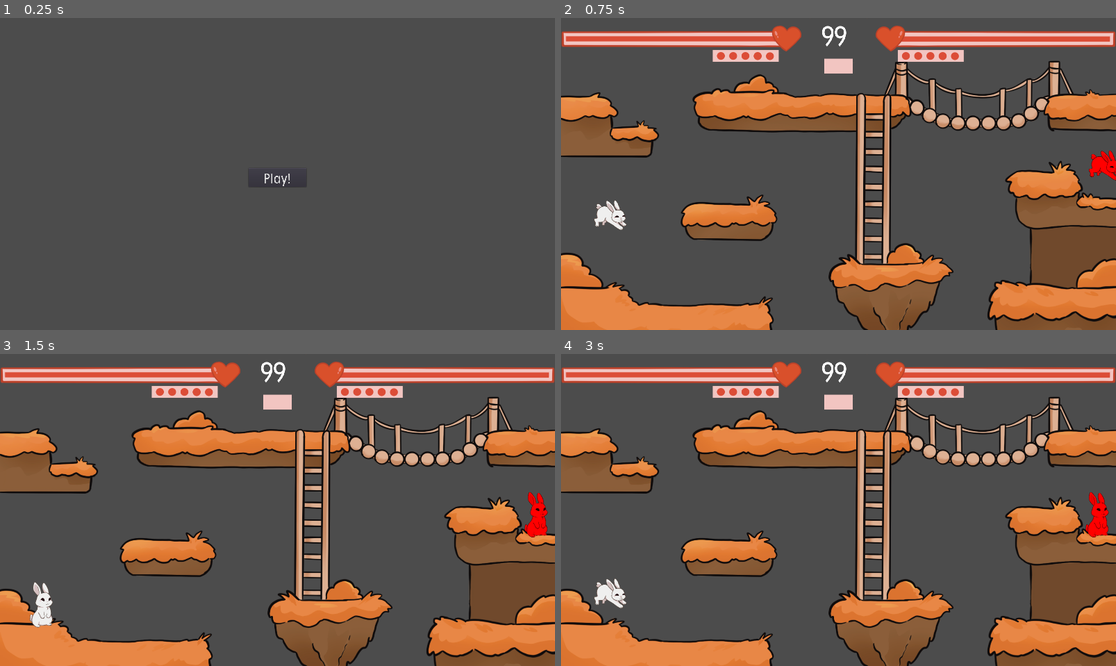
Above: before the commit, frames 1-4 (two rows, left to right).
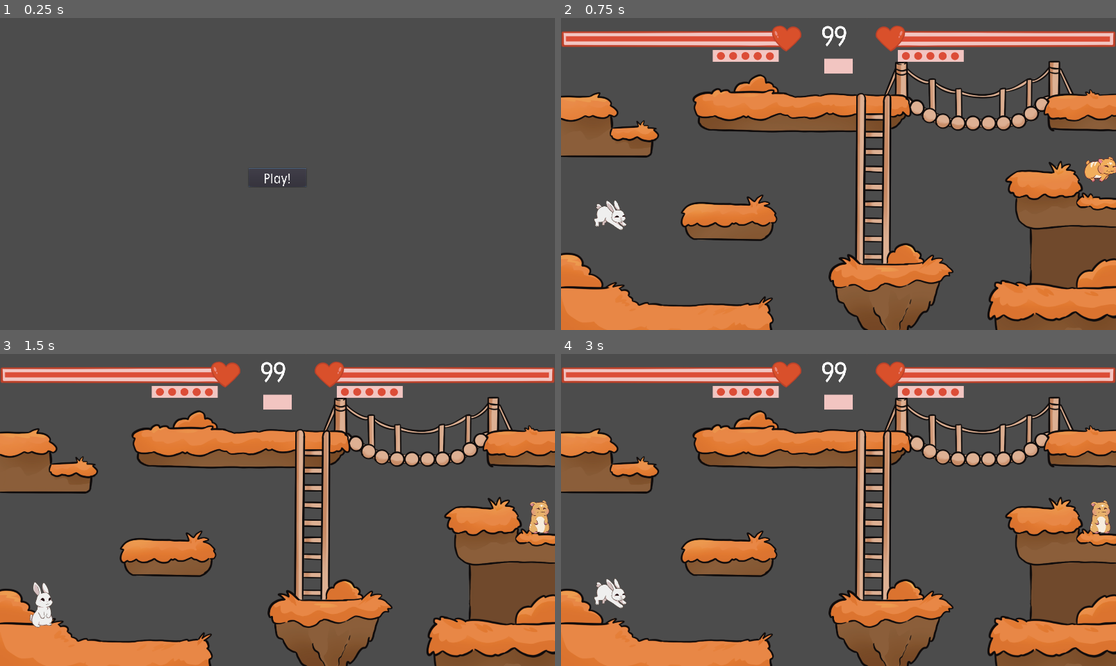
Above: after the commit, the same moments.

Repository: coffandro/ArcadeGame
Game: Godot game, scene res://Main.tscn
Same seed, same stepped clock (60 frames per second), same inputs: the game is played once before the commit and once after it. Before the commit the project starts from res://Updater.tscn.
Inputs:
- Up to frame 1 (0.25 s): no input
- Up to frame 2 (0.75 s): click "Play!" at 0.5 s
- Up to frame 3 (1.5 s): no input
- Up to frame 4 (3 s): tap Enter at 2 s; tap Space at 2.75 s

The runs differ from the first frame. In frame 1, less than 0.1% of the frame differs, in the area x 44-56%, y 48-55%; in frame 2, 0.4%; in frame 3, 0.4%, in the area x 94-99%, y 44-59%; in frame 4, 0.4%.

Commit message:
add hampter and ladder animations for all but bun 1

Diff:
--- a/Levels/Level1.tscn
+++ b/Levels/Level1.tscn
@@ -9,7 +9,7 @@
 [ext_resource path="res://Nodes/LD/KillBorder.tscn" type="PackedScene" id=8]
 [ext_resource path="res://Scripts/Levels/Level1.gd" type="Script" id=9]
 [ext_resource path="res://Nodes/LD/Ladder.tscn" type="PackedScene" id=10]
-[ext_resource path="res://Nodes/PlayerSpawner.tscn" type="PackedScene" id=11]
+[ext_resource path="res://Nodes/LD/PlayerSpawner.tscn" type="PackedScene" id=11]
 
 [node name="Level1" type="Node2D"]
 script = ExtResource( 9 )
--- /dev/null
+++ b/Levels/TestLevel.tscn
@@ -0,0 +1,31 @@
+[gd_scene load_steps=6 format=2]
+
+[ext_resource path="res://Nodes/healthBars.tscn" type="PackedScene" id=1]
+[ext_resource path="res://Nodes/LD/PlayerSpawner.tscn" type="PackedScene" id=3]
+[ext_resource path="res://Scripts/Levels/TestLevel.gd" type="Script" id=4]
+[ext_resource path="res://Nodes/LD/DroppablePlatform.tscn" type="PackedScene" id=5]
+
+[sub_resource type="QuadMesh" id=1]
+size = Vector2( 200, 50 )
+
+[node name="TestLevel" type="Node"]
+script = ExtResource( 4 )
+
+[node name="HealthBars" parent="." instance=ExtResource( 1 )]
+
+[node name="PlayerSpawner" parent="." instance=ExtResource( 3 )]
+position = Vector2( 960, 500 )
+playerNumber = 1
+
+[node name="Platform2" parent="." instance=ExtResource( 5 )]
+position = Vector2( 960, 700 )
+scale = Vector2( 10, 1 )
+
+[node name="CollisionPolygon2D" parent="Platform2" index="0"]
+polygon = PoolVector2Array( -20, -25, 20, -25, 20, 25, -20, 25 )
+
+[node name="MeshInstance2D" type="MeshInstance2D" parent="Platform2"]
+scale = Vector2( 0.2, 1 )
+mesh = SubResource( 1 )
+
+[editable path="Platform2"]
--- a/Nodes/Bullet.tscn
+++ b/Nodes/Bullet.tscn
@@ -46,7 +46,7 @@
 "times": PoolRealArray( 0, 0.05, 0.1 ),
 "transitions": PoolRealArray( 1, 1, 1 ),
 "update": 1,
-"values": [ 2.0, 2.0, -6.3 ]
+"values": [ 2.5, 2.5, -6.3 ]
 }
 
 [sub_resource type="Animation" id=3]
@@ -85,7 +85,7 @@
 "times": PoolRealArray( 0 ),
 "transitions": PoolRealArray( 1 ),
 "update": 0,
-"values": [ 2.0 ]
+"values": [ 2.5 ]
 }
 
 [node name="Bullet" type="Area2D" groups=["Bullet"]]
--- a/Nodes/Player.tscn
+++ b/Nodes/Player.tscn
@@ -1,14 +1,13 @@
-[gd_scene load_steps=35 format=2]
+[gd_scene load_steps=36 format=2]
 
 [ext_resource path="res://Scripts/Player.gd" type="Script" id=1]
 [ext_resource path="res://Art/Players/Bunny/Bunny.png" type="Texture" id=2]
 [ext_resource path="res://Art/Players/Bunny/BunnyRun2.png" type="Texture" id=3]
 [ext_resource path="res://Art/Players/Bunny/BunnyRun3.png" type="Texture" id=4]
 [ext_resource path="res://Art/Players/Bunny/BunnyRun1.png" type="Texture" id=5]
-[ext_resource path="res://Art/Players/BunnyEvil/Bunny.png" type="Texture" id=6]
-[ext_resource path="res://Art/Players/BunnyEvil/BunnyRun2.png" type="Texture" id=7]
-[ext_resource path="res://Art/Players/BunnyEvil/BunnyRun3.png" type="Texture" id=8]
-[ext_resource path="res://Art/Players/BunnyEvil/BunnyRun1.png" type="Texture" id=9]
+[ext_resource path="res://Art/Players/Hampster/Hampster.png" type="Texture" id=6]
+[ext_resource path="res://Art/Players/Hampster/HampsterRun2.png" type="Texture" id=7]
+[ext_resource path="res://Art/Players/Hampster/HampsterShoot2.png" type="Texture" id=9]
 [ext_resource path="res://Nodes/Bullet.tscn" type="PackedScene" id=10]
 [ext_resource path="res://Art/Players/Bunny/BunnyShoot2.png" type="Texture" id=11]
 [ext_resource path="res://Art/Players/Bunny/BunnyShoot1.png" type="Texture" id=12]
@@ -19,15 +18,17 @@
 [ext_resource path="res://Art/Players/Bunny/BunnyAttack1.png" type="Texture" id=17]
 [ext_resource path="res://Art/Players/Bunny/BunnyAttack6.png" type="Texture" id=18]
 [ext_resource path="res://Art/Players/Bunny/BunnyAttack2.png" type="Texture" id=19]
-[ext_resource path="res://Art/Players/BunnyEvil/BunnyAttack1.png" type="Texture" id=20]
-[ext_resource path="res://Art/Players/BunnyEvil/BunnyAttack4.png" type="Texture" id=21]
-[ext_resource path="res://Art/Players/BunnyEvil/BunnyAttack6.png" type="Texture" id=22]
-[ext_resource path="res://Art/Players/BunnyEvil/BunnyAttack5.png" type="Texture" id=23]
-[ext_resource path="res://Art/Players/BunnyEvil/BunnyAttack3.png" type="Texture" id=24]
-[ext_resource path="res://Art/Players/BunnyEvil/BunnyAttack2.png" type="Texture" id=25]
-[ext_resource path="res://Art/Players/BunnyEvil/BunnyShoot1.png" type="Texture" id=26]
-[ext_resource path="res://Art/Players/BunnyEvil/BunnyShoot2.png" type="Texture" id=27]
-[ext_resource path="res://Art/Players/BunnyEvil/BunnyShoot3.png" type="Texture" id=28]
+[ext_resource path="res://Art/Players/Hampster/HampsterAttack1.png" type="Texture" id=20]
+[ext_resource path="res://Art/Players/Hampster/HampsterAttack2.png" type="Texture" id=21]
+[ext_resource path="res://Art/Players/Hampster/HampsterAttack5.png" type="Texture" id=22]
+[ext_resource path="res://Art/Players/Hampster/HampsterAttack4.png" type="Texture" id=23]
+[ext_resource path="res://Art/Players/Hampster/HampsterAttack3.png" type="Texture" id=24]
+[ext_resource path="res://Art/Players/Hampster/HampsterShoot3.png" type="Texture" id=25]
+[ext_resource path="res://Art/Players/Hampster/HampsterShoot1.png" type="Texture" id=26]
+[ext_resource path="res://Art/Players/Hampster/HampsterShoot4.png" type="Texture" id=27]
+[ext_resource path="res://Art/Players/Hampster/HampsterLadder1.png" type="Texture" id=28]
+[ext_resource path="res://Art/Players/Hampster/HampsterRun1.png" type="Texture" id=29]
+[ext_resource path="res://Art/Players/Hampster/HampsterLadder2.png" type="Texture" id=30]
 
 [sub_resource type="SpriteFrames" id=9]
 animations = [ {
@@ -36,7 +37,7 @@
 "name": "Falling1",
 "speed": 5.0
 }, {
-"frames": [ ExtResource( 8 ) ],
+"frames": [ ExtResource( 7 ) ],
 "loop": true,
 "name": "Falling2",
 "speed": 5.0
@@ -56,9 +57,19 @@
 "name": "Jump1",
 "speed": 5.0
 }, {
-"frames": [ ExtResource( 9 ) ],
+"frames": [ ExtResource( 29 ) ],
 "loop": true,
 "name": "Jump2",
+"speed": 5.0
+}, {
+"frames": [ ExtResource( 5 ) ],
+"loop": true,
+"name": "Ladder1",
+"speed": 5.0
+}, {
+"frames": [ ExtResource( 28 ), ExtResource( 30 ) ],
+"loop": true,
+"name": "Ladder2",
 "speed": 5.0
 }, {
 "frames": [ ExtResource( 17 ), ExtResource( 19 ), ExtResource( 16 ), ExtResource( 14 ), ExtResource( 15 ), ExtResource( 18 ) ],
@@ -66,7 +77,7 @@
 "name": "Meelee1",
 "speed": 10.0
 }, {
-"frames": [ ExtResource( 20 ), ExtResource( 25 ), ExtResource( 24 ), ExtResource( 21 ), ExtResource( 23 ), ExtResource( 22 ) ],
+"frames": [ ExtResource( 20 ), ExtResource( 21 ), ExtResource( 24 ), ExtResource( 23 ), ExtResource( 22 ) ],
 "loop": false,
 "name": "Meelee2",
 "speed": 10.0
@@ -76,7 +87,7 @@
 "name": "Run1",
 "speed": 6.0
 }, {
-"frames": [ ExtResource( 9 ), ExtResource( 7 ), ExtResource( 8 ) ],
+"frames": [ ExtResource( 29 ), ExtResource( 7 ) ],
 "loop": true,
 "name": "Run2",
 "speed": 6.0
@@ -86,7 +97,7 @@
 "name": "Shoot1",
 "speed": 10.0
 }, {
-"frames": [ ExtResource( 26 ), ExtResource( 27 ), ExtResource( 28 ) ],
+"frames": [ ExtResource( 26 ), ExtResource( 9 ), ExtResource( 25 ), ExtResource( 27 ) ],
 "loop": true,
 "name": "Shoot2",
 "speed": 5.0
@@ -184,7 +195,7 @@
 [node name="MeeleeArea" type="Area2D" parent="."]
 
 [node name="CollisionShape2D" type="CollisionShape2D" parent="MeeleeArea"]
-position = Vector2( 48, 1 )
+position = Vector2( 32, 1 )
 shape = SubResource( 10 )
 disabled = true
 
--- a/Scripts/Bullet.gd
+++ b/Scripts/Bullet.gd
@@ -18,7 +18,11 @@
 func _on_Bullet_body_entered(body):
 	if "Player" in body.name:
 		if body.playerNumber != playerSide:
-			body.TakeDamage(10)
+			if playerSide == 1:
+				body.TakeDamage(10)
+			elif playerSide == 2:
+				body.TakeDamage(20)
+
 	if not body.is_in_group("Teleporter"):
 		$AnimationPlayer.play("BulletHit")
 		moving = false
--- a/Scripts/Levels/Main.gd
+++ b/Scripts/Levels/Main.gd
@@ -2,6 +2,9 @@
 
 #onready var LevelState = get_node("/root/LevelState")
 
+func _ready():
+	$Control/VBoxContainer/PlayButton.grab_focus()
+
 func _on_Button_pressed():
 	#LevelState.Start()
 	get_tree().change_scene("res://Levels/Level1.tscn")
--- /dev/null
+++ b/Scripts/Levels/TestLevel.gd
@@ -0,0 +1,48 @@
+extends Node
+
+var P1Score
+var P2Score
+var P1Health
+var P2Health
+var roundsPlayed = 0
+
+func _ready():
+	P1Score = 0
+	P2Score = 0
+	StartRound()
+
+func StartRound():
+	P1Health = 100
+	P2Health = 100
+	$HealthBars.P1Health.value = 100
+	$HealthBars.P2Health.value = 100
+	$HealthBars.P1Mini.value = 5
+	$HealthBars.P2Mini.value = 5
+
+	for i in get_children():
+		if "Player" in i.name and not "PlayerSpawner" in i.name:
+			i.queue_free()
+
+	$PlayerSpawner.call_deferred("SpawnPlayer")
+
+func PlayerDied(PlayerID:int):
+	roundsPlayed += 1
+
+	print("Player" + str(PlayerID) + " Died!!!")
+
+	if PlayerID == 1:
+		$HealthBars.AddToScore(2)
+		P2Score += 1
+	elif PlayerID == 2:
+		$HealthBars.AddToScore(1)
+		P1Score += 1
+
+	if roundsPlayed == 3:
+		if P1Score > P2Score:
+			print("Player 1 won")
+			get_tree().quit()
+		if P2Score > P1Score:
+			print("Player 2 won")
+			get_tree().quit()
+	else:
+		StartRound()
--- a/Scripts/Player.gd
+++ b/Scripts/Player.gd
@@ -39,19 +39,18 @@
 	"Idle": "Idle",
 	"Meelee": "Meelee",
 	"Jump": "Jump",
-	"Falling": "Falling"
+	"Falling": "Falling",
+	"Ladder": "Ladder"
 }
 
 func _ready():
 	if playerNumber == 1:
-		print("Player 1")
 		set_collision_layer_bit(0, false)
 		set_collision_layer_bit(1, true)
 		set_collision_layer_bit(2, false)
 		set_collision_mask_bit(1, false)
 		set_collision_mask_bit(2, true)
 	elif playerNumber == 2:
-		print("Player 2")
 		set_collision_layer_bit(0, false)
 		set_collision_layer_bit(1, false)
 		set_collision_layer_bit(2, true)
@@ -78,12 +77,14 @@
 				velocity.y = -speed.x * 2
 			elif Input.is_action_pressed(Actions["Down"]):
 				velocity.y = speed.x * 2
+
 		#Dropping through platforms
 		if Input.is_action_pressed(Actions["Down"]) and Input.is_action_pressed(Actions["Jump"]) and is_on_floor():
 				var PlatformBelow = $FloorRaycast.get_collider()
 				if PlatformBelow != null:
 					if PlatformBelow.is_in_group("DroppablePlatform"):
 						PlatformBelow.IgnorePlayer(playerNumber)
+
 		# Jumping
 		elif Input.is_action_just_pressed(Actions["Jump"]) and is_on_floor():
 			velocity.y = -speed.y
@@ -99,10 +100,17 @@
 			var multipler = -1 if direction < 0 else 1
 
 			animatedSprite.scale.x = 0.25 * multipler
-			$MeeleeArea/CollisionShape2D.position.x = 55 * multipler
 			attackPoint.position.x = 110 * multipler
+
+			if playerNumber == 1:
+				$MeeleeArea/CollisionShape2D.position.x = 32 * multipler
+			elif playerNumber == 2:
+				$MeeleeArea/CollisionShape2D.position.x = 16 * multipler
+
 			facing = multipler
 			animatedSprite.play(Anims["Run"])
+		elif on_ladder and (velocity.y < -10 || velocity.y > 10):
+			animatedSprite.play(Anims["Ladder"])
 		else:
 			animatedSprite.play(Anims["Idle"])
 
@@ -111,11 +119,11 @@
 
 	# Set falling or jumping animations
 	if not isAttacking:
-		if velocity.y > 10 && not is_on_floor():
-			animatedSprite.play(Anims["Falling"])
-		elif velocity.y < -10 && not is_on_floor():
-			animatedSprite.play(Anims["Jump"])
-
+		if not on_ladder:
+			if velocity.y > 20 && not is_on_floor():
+				animatedSprite.play(Anims["Falling"])
+			elif velocity.y < -10 && not is_on_floor():
+				animatedSprite.play(Anims["Jump"])
 
 	# Handle attack
 	if Input.is_action_just_pressed(Actions["Attack1"]) and attackCooldown.is_stopped():
@@ -181,7 +189,10 @@
 		if body.playerNumber == playerNumber:
 			return
 
-		body.TakeDamage(10)
+		if playerNumber == 1:
+			body.TakeDamage(20)
+		elif playerNumber == 2:
+			body.TakeDamage(10)
 
 func _on_AnimatedSprite_animation_finished():
 	if isAttacking:
--- a/Scripts/healthBars.gd
+++ b/Scripts/healthBars.gd
@@ -18,7 +18,6 @@
 	P2Health.value = value
 
 func SetP1Mini(value):
-	print(value)
 	P1Mini.value = value
 
 func SetP2Mini(value:int):
--- a/project.godot
+++ b/project.godot
@@ -573,7 +573,7 @@
 [application]
 
 config/name="ArcadeGame"
-run/main_scene="res://Updater.tscn"
+run/main_scene="res://Main.tscn"
 config/icon="res://icon.png"
 
 [autoload]
@@ -622,6 +622,7 @@
 "deadzone": 0.5,
 "events": [ Object(InputEventKey,"resource_local_to_scene":false,"resource_name":"","device":0,"alt":false,"shift":false,"control":false,"meta":false,"command":false,"pressed":false,"scancode":32,"physical_scancode":0,"unicode":0,"echo":false,"script":null)
 , Object(InputEventJoypadButton,"resource_local_to_scene":false,"resource_name":"","device":0,"button_index":0,"pressure":0.0,"pressed":false,"script":null)
+, Object(InputEventJoypadButton,"resource_local_to_scene":false,"resource_name":"","device":0,"button_index":4,"pressure":0.0,"pressed":false,"script":null)
  ]
 }
 attack1_p1={
@@ -669,7 +670,8 @@
 jump_p2={
 "deadzone": 0.5,
 "events": [ Object(InputEventJoypadButton,"resource_local_to_scene":false,"resource_name":"","device":1,"button_index":1,"pressure":0.0,"pressed":false,"script":null)
-, Object(InputEventKey,"resource_local_to_scene":false,"resource_name":"","device":0,"alt":false,"shift":false,"control":false,"meta":false,"command":false,"pressed":false,"scancode":16777238,"physical_scancode":0,"unicode":0,"echo":false,"script":null)
+, Object(InputEventKey,"resource_local_to_scene":false,"resource_name":"","device":0,"alt":false,"shift":false,"control":false,"meta":false,"command":false,"pressed":false,"scancode":45,"physical_scancode":0,"unicode":0,"echo":false,"script":null)
+, Object(InputEventJoypadButton,"resource_local_to_scene":false,"resource_name":"","device":1,"button_index":4,"pressure":0.0,"pressed":false,"script":null)
  ]
 }
 attack1_p2={
Binary file added: Art/Players/Hampster/Hampster.png
Not shown, added: Art/Players/Hampster/Hampster.png.import
Binary file added: Art/Players/Hampster/HampsterAttack1.png
Not shown, added: Art/Players/Hampster/HampsterAttack1.png.import
Binary file added: Art/Players/Hampster/HampsterAttack2.png
Not shown, added: Art/Players/Hampster/HampsterAttack2.png.import
Binary file added: Art/Players/Hampster/HampsterAttack3.png
Not shown, added: Art/Players/Hampster/HampsterAttack3.png.import
Binary file added: Art/Players/Hampster/HampsterAttack4.png
Not shown, added: Art/Players/Hampster/HampsterAttack4.png.import
Binary file added: Art/Players/Hampster/HampsterAttack5.png
Not shown, added: Art/Players/Hampster/HampsterAttack5.png.import
(and 17 more such lines)
